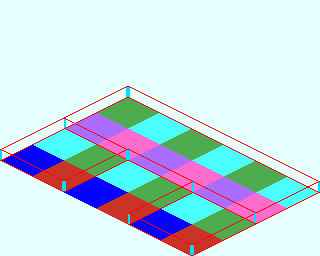
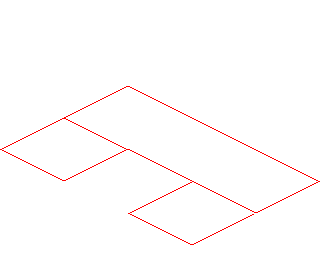
Layer changes from the first 320 × 256 image to the second:
removed layer "Wire_B" from group "Wire" over left=0, top=97, right=320, bottom=256
removed layer "Wire_Born" from group "Wire" over left=0, top=86, right=320, bottom=256
removed layer "Base_Plate_3x6.png" over left=0, top=0, right=320, bottom=256
